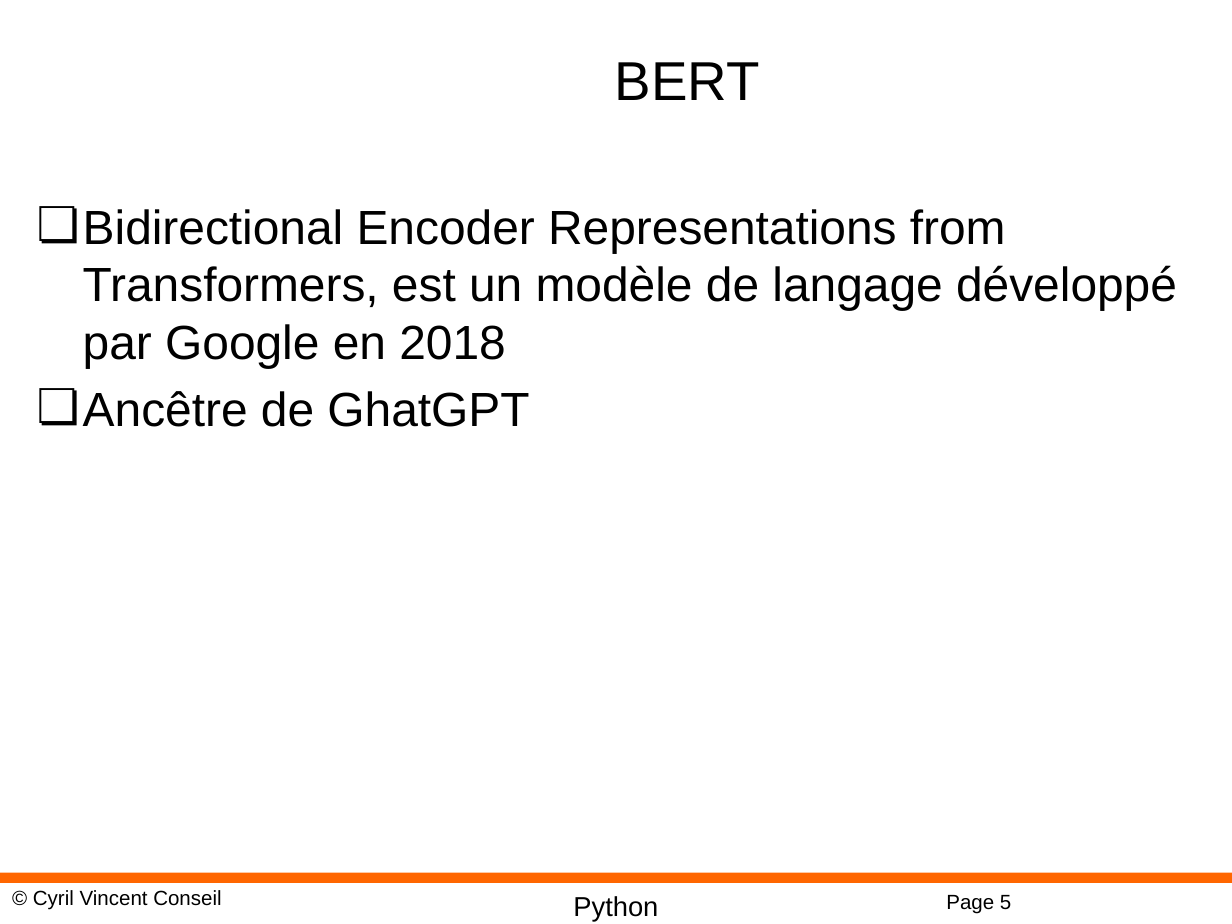
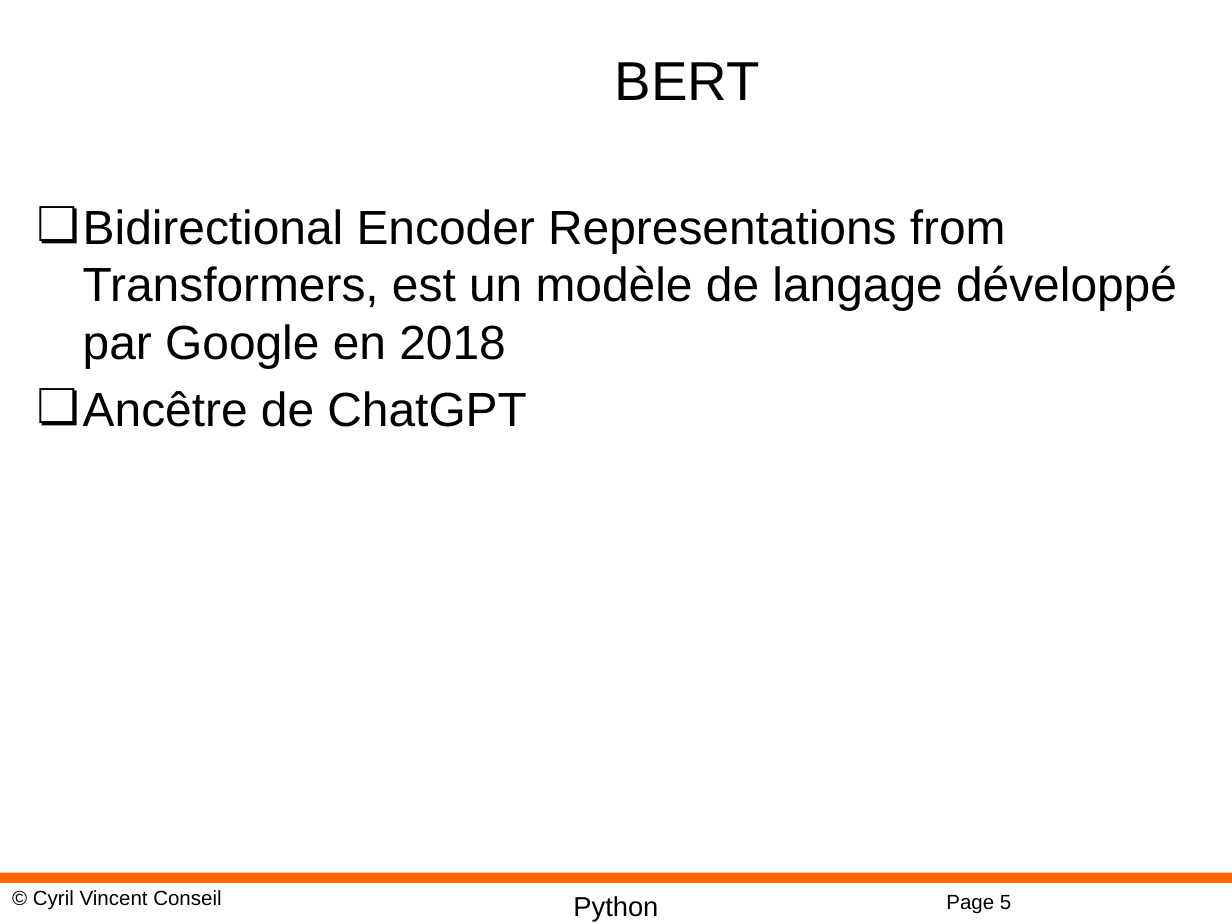
Before and after one commit to cyrilvincent/DL, a slide deck: slide 5 of PPT/DeepLearning20-NaturalLanguage.pptx. Drawn at 1232x924 pixels with LibreOffice and Linux fonts; fonts in the diff are those of the drawing; background and template pictures are left out. Boxes give left, top, right and bottom in pixels: in the first picture for what was removed or moved away, otherwise in the second. Text is boxed around its words. In the diff, an @@ line names an element or a change of style, - is before the commit and + after.

```diff
--- a/PPT/DeepLearning20-NaturalLanguage.pptx
+++ b/PPT/DeepLearning20-NaturalLanguage.pptx
@@ text at bbox=[83, 391, 526, 427]: text changed @@
-❏ Ancêtre de GhatGPT
+❏ Ancêtre de ChatGPT
```
Also in this commit, not shown: 10 other files.
